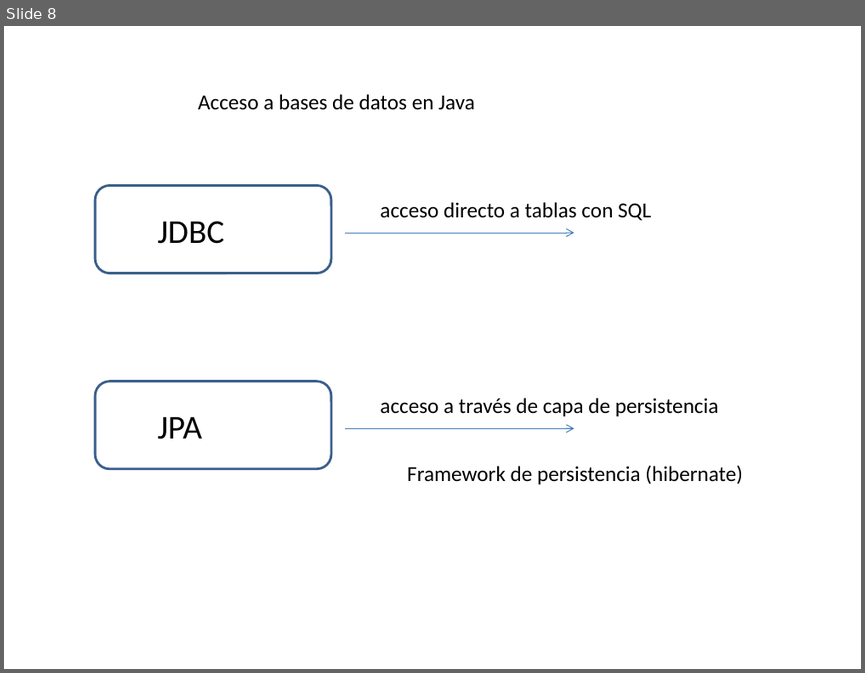
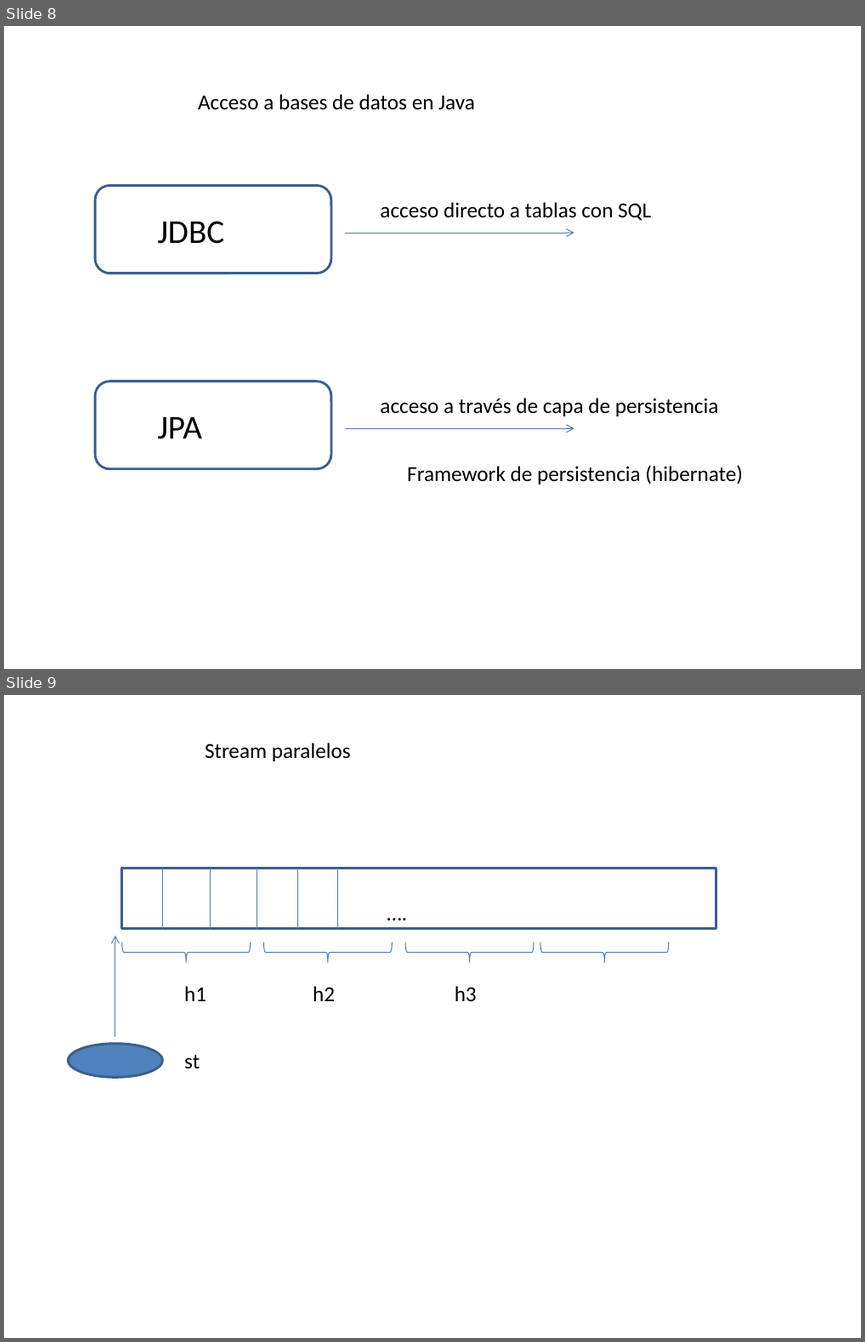
Before and after one commit to amartinsierra/prog_java_jun26, a slide deck: pizarra.pptx. Shown one above the other, each under a label of ours: slide 8 before the commit, slides 8 and 9 after it. The pictures are 865x673 and 865x1342 pixels, drawn with LibreOffice and Linux fonts; fonts in the diff are those of the drawing. Boxes give left, top, right and bottom in pixels: in the first picture for what was removed or moved away, otherwise in the second. Text is boxed around its words. In the diff, an @@ line names an element or a change of style, - is before the commit and + after.

```diff
--- a/pizarra.pptx
+++ b/pizarra.pptx
@@ slide 9 added at [4, 695, 861, 1338], background #FFFFFF @@
@@ text added at [205, 743, 351, 761], 18 pt, text #000000 @@
+Stream paralelos
@@ rectangle added at [122, 868, 716, 929], outline #3A5F8C 2 pt @@
@@ line added from (162, 868) to (162, 929), #4B7EBC 0.75 pt @@
@@ line added from (210, 868) to (210, 929), #4B7EBC 0.75 pt @@
@@ line added from (256, 868) to (256, 929), #4B7EBC 0.75 pt @@
@@ line added from (298, 868) to (298, 929), #4B7EBC 0.75 pt @@
@@ line added from (338, 868) to (338, 929), #4B7EBC 0.75 pt @@
@@ text added at [378, 895, 487, 929], 18 pt, text #000000 @@
+….
@@ arrow added from (115, 1037) to (115, 936), #4B7EBC 0.75 pt @@
@@ left brace added at [122, 941, 250, 962], outline #4B7EBC 0.75 pt @@
@@ left brace added at [263, 941, 392, 962], outline #4B7EBC 0.75 pt @@
@@ left brace added at [405, 941, 534, 962], outline #4B7EBC 0.75 pt @@
@@ left brace added at [540, 941, 669, 962], outline #4B7EBC 0.75 pt @@
@@ text added at [184, 986, 206, 1001], 18 pt, text #000000 @@
+h1
@@ text added at [313, 986, 335, 1001], 18 pt, text #000000 @@
+h2
@@ text added at [454, 986, 477, 1001], 18 pt, text #000000 @@
+h3
@@ ellipse added at [69, 1043, 162, 1077], fill #4F81BD, outline #3A5F8C 2 pt @@
@@ text added at [184, 1055, 200, 1069], 18 pt, text #000000 @@
+st
```
Also in this commit, not shown: 6 other files.
